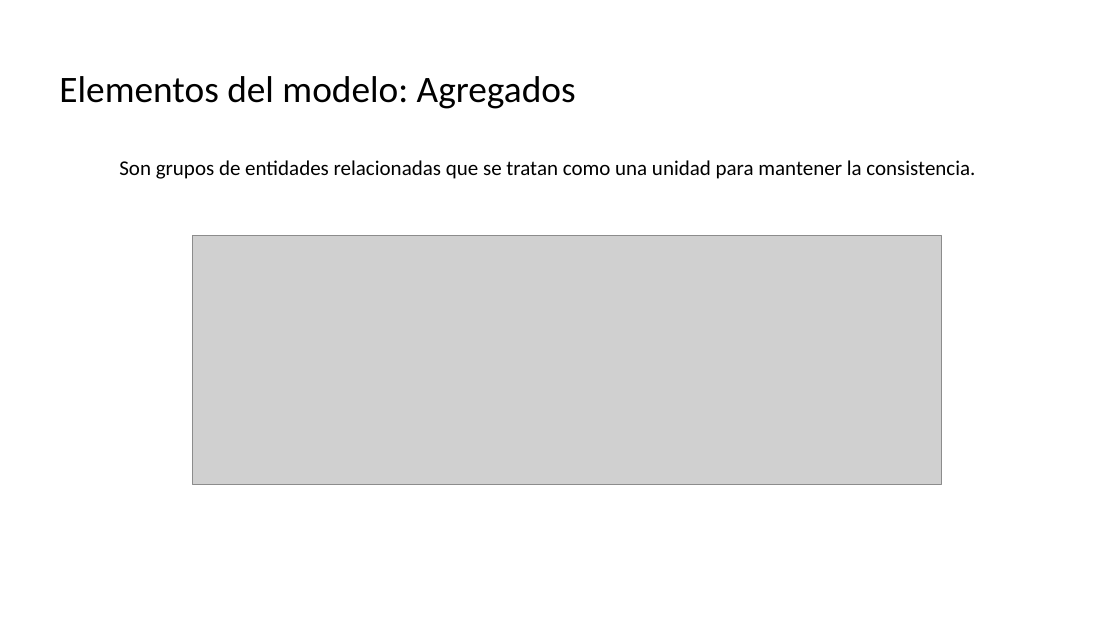
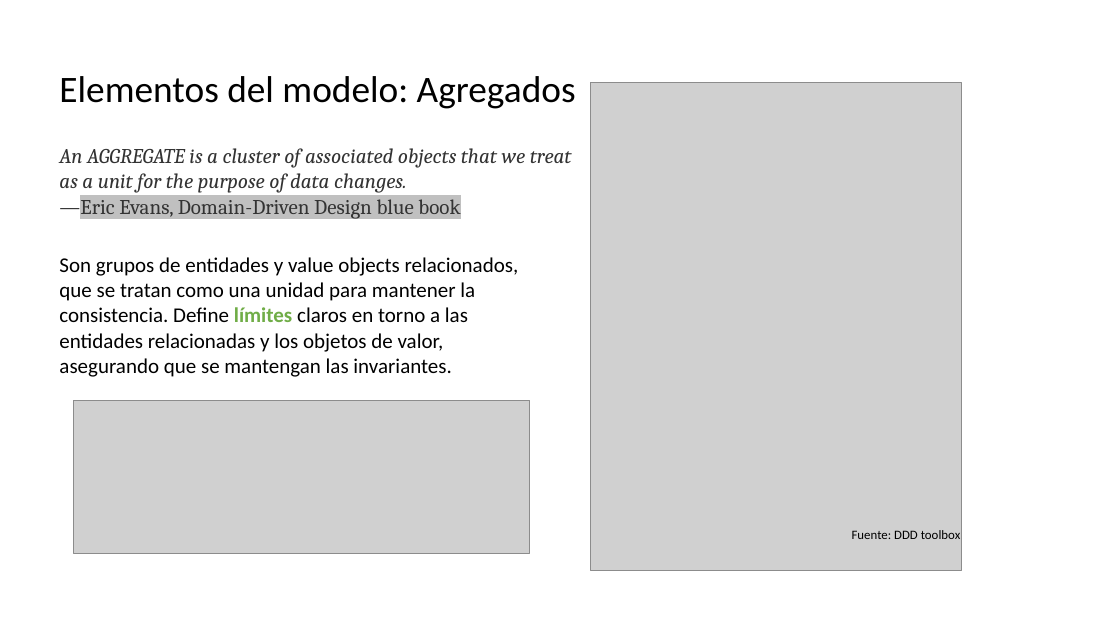
Before and after one commit to CesarLopez-Profe/Arquitectura-de-Software, a slide deck: slide 26 of Slides/9_DDD_Diseño.pptx (slide 25 before the commit). Drawn at 1120x630 pixels with LibreOffice and Linux fonts; fonts in the diff are those of the drawing; grey boxes stand for pictures; background and template pictures are left out. Boxes give left, top, right and bottom in pixels: in the first picture for what was removed or moved away, otherwise in the second. Text is boxed around its words. In the diff, an @@ line names an element or a change of style, - is before the commit and + after.

Commit message:
Microservicios & Domain Design DDD_2

```diff
--- a/Slides/9_DDD_Diseño.pptx
+++ b/Slides/9_DDD_Diseño.pptx
@@ picture added at <box>591,82,962,571</box> @@
@@ text added at <box>59,148,572,219</box>, 18 pt, text #333333, italic @@
+An AGGREGATE is a cluster of associated objects that we treat
+as a unit for the purpose of data changes.
+—Eric Evans, Domain-Driven Design blue book
@@ text at <box>59,257,519,377</box>: text changed @@
-Son grupos de entidades relacionadas que se tratan como una unidad para mantener la consistencia.
+Son grupos de entidades y value objects relacionados, que se tratan como una unidad para mantener la consistencia. Define límites claros en torno a las entidades relacionadas y los objetos de valor, asegurando que se mantengan las invariantes.
@@ picture: place and size @@
-picture at <box>192,235,942,484</box>
+picture at <box>73,400,530,553</box>
@@ text added at <box>852,530,961,539</box>, 11 pt, text #000000 @@
+Fuente: DDD toolbox
```
Also in this commit, not shown: 5 other slides changed, 5 slides added.
